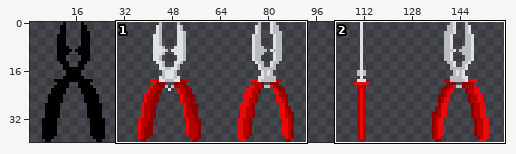
Two versions of one sprite sheet, GGJ2020/Assets/Sprites/Items/Tools/PlierSheet.png. Above, an overview of the earlier version with the close-up marked.
Close-up. Before the edit:
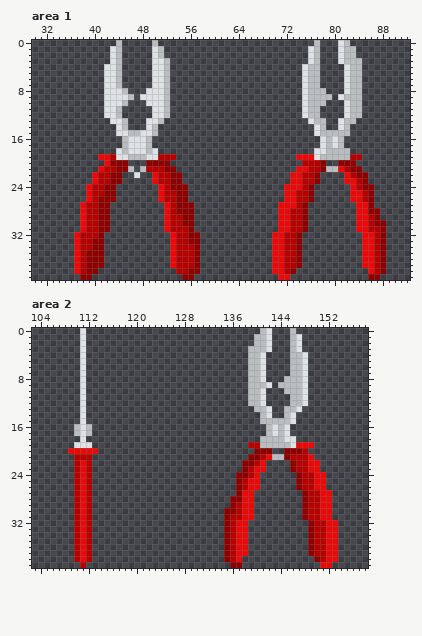
The file is 160x40 pixels. Shown: area 1: x 30..92, y 0..39; area 2: x 103..158, y 0..39. The wide view leaves out empty margins.
And afterwards:
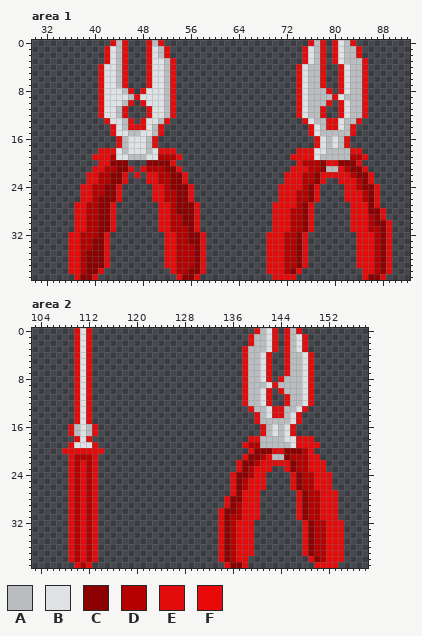
Palette (. is transparent): A #babdc0  B #dee2e5  C #8c0000  D #b60000  E #e20c0c  F #e80909
Changes in this commit:
Area 1:
There is now colour E in row 0 at x 43, 45, 49, 51, 76, 78, 80 and 83; in rows 1 to 2 at x 42, 45, 49, 52, 75, 78, 80 and 84; in row 3 at x 42, 45, 49, 53, 75, 78, 80 and 85; in rows 4 to 7 at x 41, 45, 49, 53, 74, 78, 81 and 85; in row 8 at x 41, 46, 48, 53, 74, 79, 81 and 85; in row 9 at x 41, 47, 53, 74, 80 and 85.
There is now colour E in row 10 at x 41, 46, 48, 53, 74, 79, 81 and 85; in rows 11 to 12 at x 41, 45, 49, 53, 74, 78, 81 and 85; in row 13 at x 42, 46, 48, 52, 75, 79 to 80 and 84; in row 14 at x 43, 46 to 48, 51, 76, 79 to 80 and 83; in row 15 at x 43, 51, 76 and 83; in rows 16 to 17 at x 44, 50, 77 and 82.
There is now colour E in row 18 at x 41 to 43, 51 to 53, 74 to 76 and 83 to 84; in row 19 at x 40, 54, 73 and 85; in row 20 at x 41, 53, 74, 79 to 80 and 84; in row 21 at x 40, 54, 73 and 85; in row 22 at x 39, 45, 49, 55, 72, 78 to 81 and 86; in row 23 at x 39, 45, 49, 55, 72, 78, 81 and 86.
There is now colour E in rows 24 to 26 at x 38, 44, 50, 56, 71, 77, 82 and 87; in row 27 at x 37, 43, 51, 57, 70, 76, 83 and 87; in rows 28 to 29 at x 37, 43, 51, 57, 70, 76, 83 and 88; in rows 30 to 31 at x 37, 43, 51, 57, 70, 76, 83 and 89; in rows 32 to 37 at x 36, 42, 52, 58, 69, 75, 84 and 89; in row 38 at x 36, 41, 53, 58, 69, 74, 85 and 89.
There is now colour E in row 39 at x 37, 40, 54, 57, 70, 73, 85 and 88.
The edit turns colour A into colour E in row 21 at x 46 and 48.
The edit turns colour B into colour E in row 22 at x 47.
Area 2:
There is now colour E in row 0 at x 110, 112, 140, 143, 145 and 147; in rows 1 to 2 at x 110, 112, 139, 143, 145 and 148; in row 3 at x 110, 112, 138, 143, 145 and 148; in rows 4 to 7 at x 110, 112, 138, 142, 145 and 149; in row 8 at x 110, 112, 138, 142, 144 and 149; in row 9 at x 110, 112, 138, 143 and 149.
There is now colour E in row 10 at x 110, 112, 138, 142, 144 and 149; in rows 11 to 12 at x 110, 112, 138, 142, 145 and 149; in row 13 at x 110, 112, 139, 143 to 144 and 148; in row 14 at x 110, 112, 140, 143 to 144 and 147; in row 15 at x 110, 112, 140 and 147; in rows 16 to 17 at x 109, 113, 141 and 146.
There is now colour E in row 18 at x 110, 112, 139 to 140 and 147 to 149; in row 19 at x 109, 113, 138 and 150; in row 20 at x 108, 114, 139, 143 to 144 and 149; in row 21 at x 109, 113, 138 and 150; in row 22 at x 109, 113, 137, 142 to 145 and 151; in row 23 at x 109, 113, 137, 142, 145 and 151.
There is now colour E in rows 24 to 26 at x 109, 113, 136, 141, 146 and 152; in row 27 at x 109, 113, 136, 140, 147 and 153; in rows 28 to 29 at x 109, 113, 135, 140, 147 and 153; in rows 30 to 31 at x 109, 113, 134, 140, 147 and 153; in rows 32 to 37 at x 109, 113, 134, 139, 148 and 154; in row 38 at x 109, 113, 134, 138, 149 and 154.
There is now colour E in row 39 at x 110, 112, 135, 138, 150 and 153.
Pixel boxes of the changes (left, top, right, bottom) in both close-ups:
changed: (68, 40, 206, 280)
added: (266, 40, 392, 280)
added: (62, 328, 104, 568)
added: (218, 328, 344, 568)
